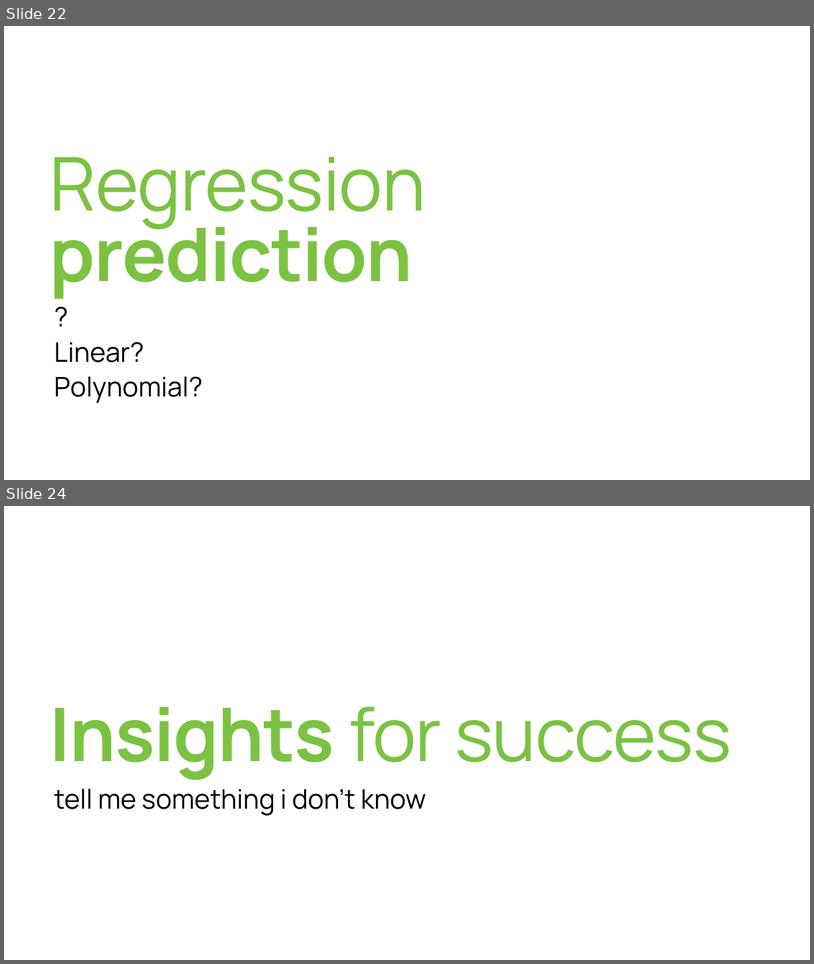
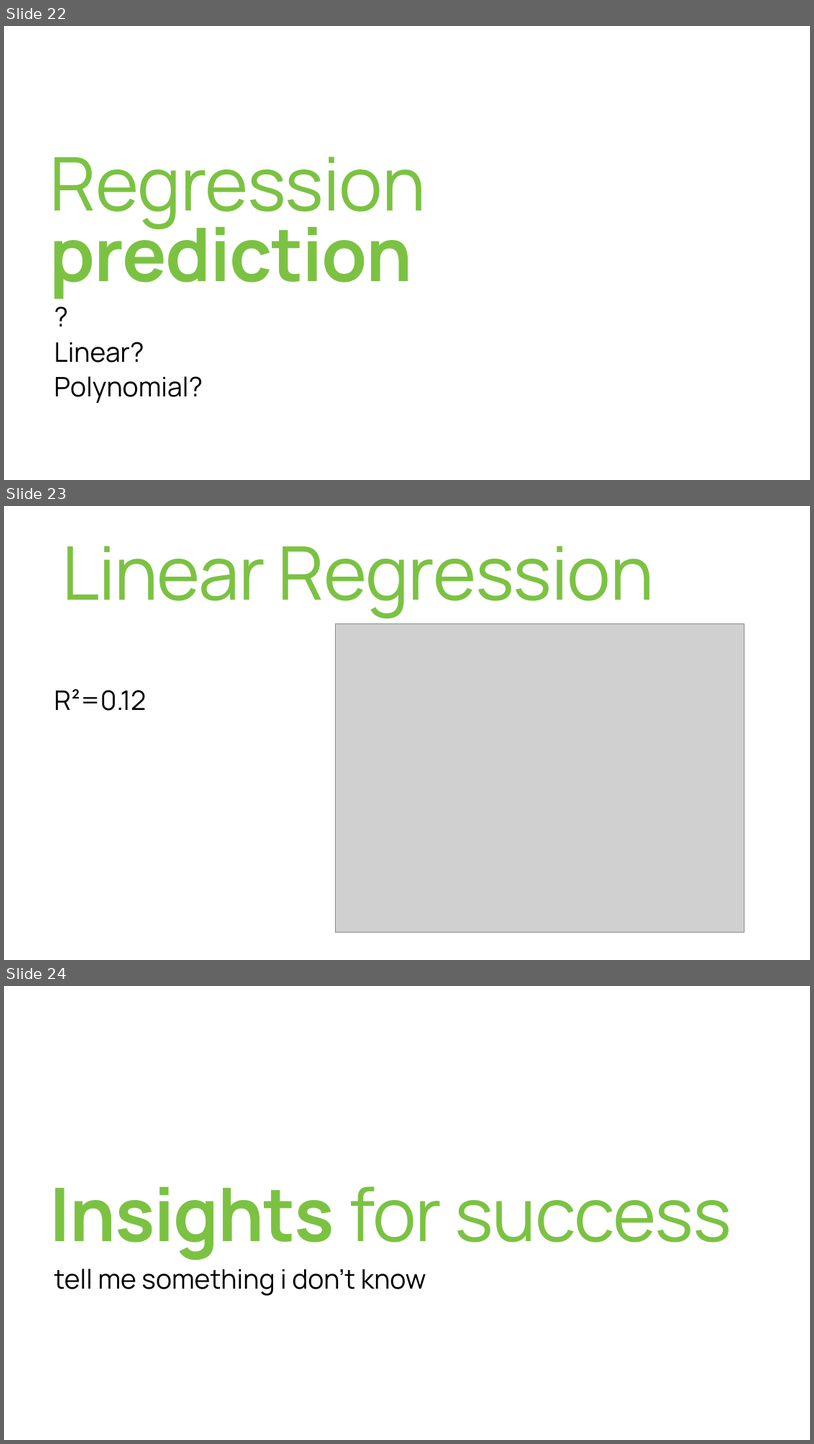
Before and after one commit to etoister/Kickstarter, a slide deck: updated KO.pptx. Shown one above the other, each under a label of ours: slides 22 and 24 before the commit, slides 22, 23 and 24 after it; the slides between them are not shown. The pictures are 814x964 and 814x1444 pixels, drawn with LibreOffice and Linux fonts; fonts in the diff are those of the drawing; grey boxes stand for pictures. Boxes give left, top, right and bottom in pixels: in the first picture for what was removed or moved away, otherwise in the second. Text is boxed around its words. In the diff, an @@ line names an element or a change of style, - is before the commit and + after.

```diff
--- a/updated KO.pptx
+++ b/updated KO.pptx
@@ slide 23 added at [4, 506, 810, 960], background #FFFFFF @@
@@ title added at [62, 546, 654, 618], 88 pt, text #7BC242 @@
+Linear Regression
@@ picture added at [336, 623, 745, 932] @@
@@ text added at [54, 689, 147, 710], 32 pt, text #000000 @@
+R²=0.12
```
Also in this commit, not shown: 1 slide removed, 2 other files.
